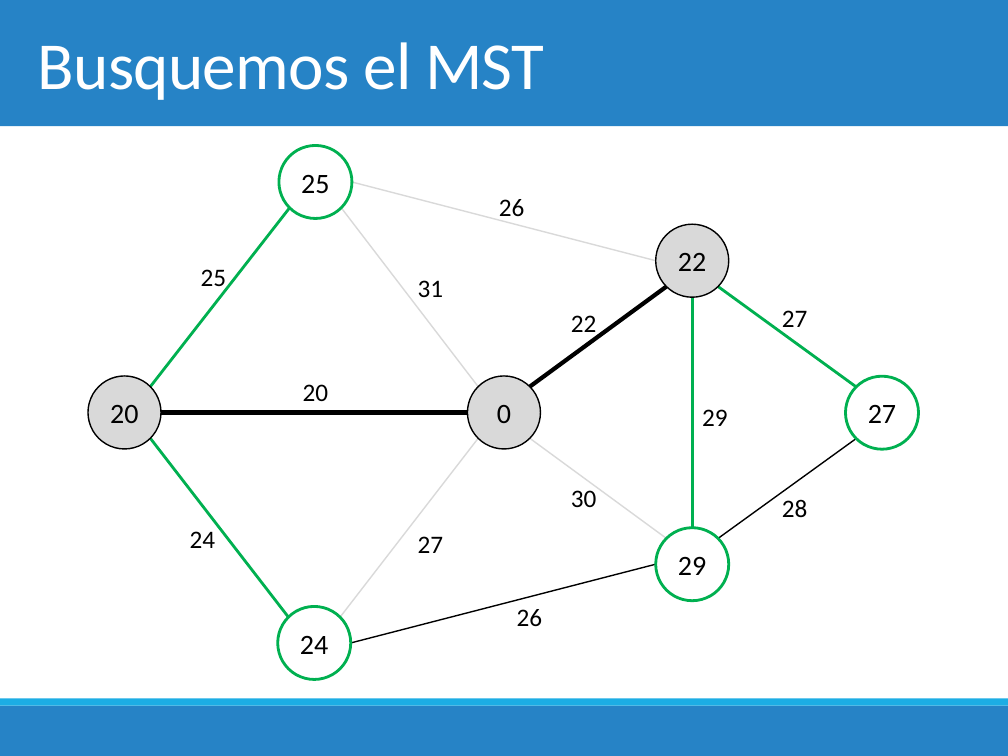
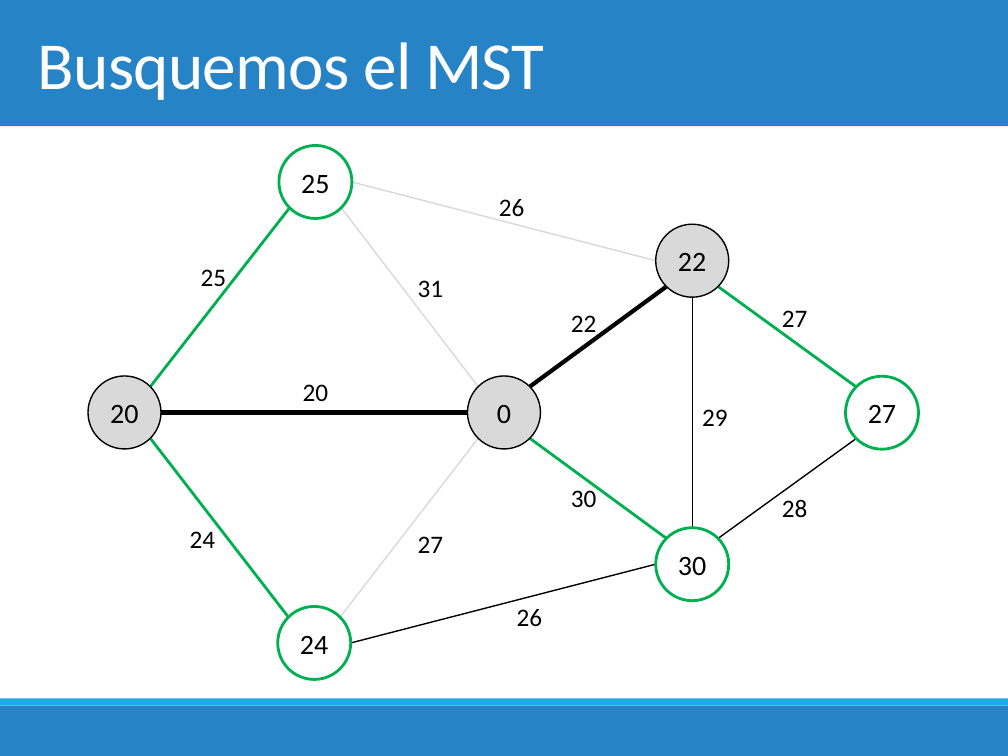
Before and after one commit to fvandeputte/2018-1, a slide deck: slide 16 of Clases/5. Algoritmos de Grafos/4. Prim & Algoritmos Codiciosos.pptx (slide 15 before the commit). Drawn at 1008x756 pixels with LibreOffice and Linux fonts; fonts in the diff are those of the drawing. Boxes give left, top, right and bottom in pixels: in the first picture for what was removed or moved away, otherwise in the second. Text is boxed around its words. In the diff, an @@ line names an element or a change of style, - is before the commit and + after.

```diff
--- a/Clases/5. Algoritmos de Grafos/4. Prim & Algoritmos Codiciosos.pptx
+++ b/Clases/5. Algoritmos de Grafos/4. Prim & Algoritmos Codiciosos.pptx
@@ line (692, 297) - (692, 528): stroke #00B050 2 pt to #000000 1 pt @@
@@ line (666, 538) - (530, 438): stroke #D9D9D9 1 pt to #00B050 2 pt @@
@@ text in ellipse at bbox=[678, 556, 706, 575]: text changed @@
-29
+30
```
Also in this commit, not shown: 8 other slides changed, 1 slide added, 3 other files.
